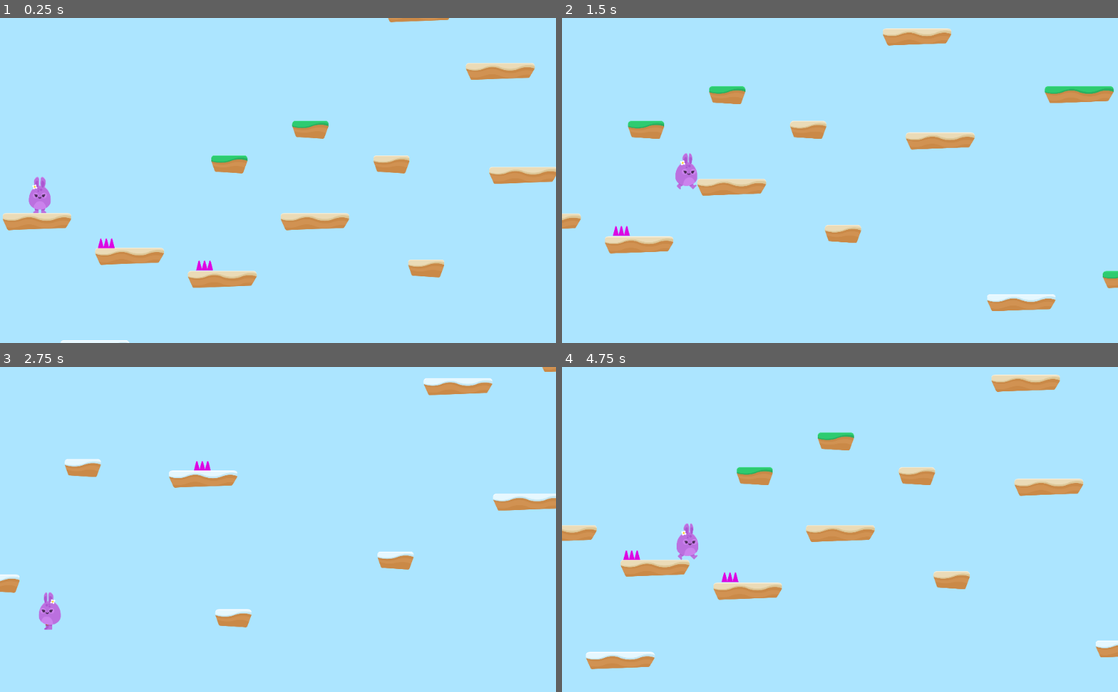
Above: before the commit, frames 1-4 (two rows, left to right).
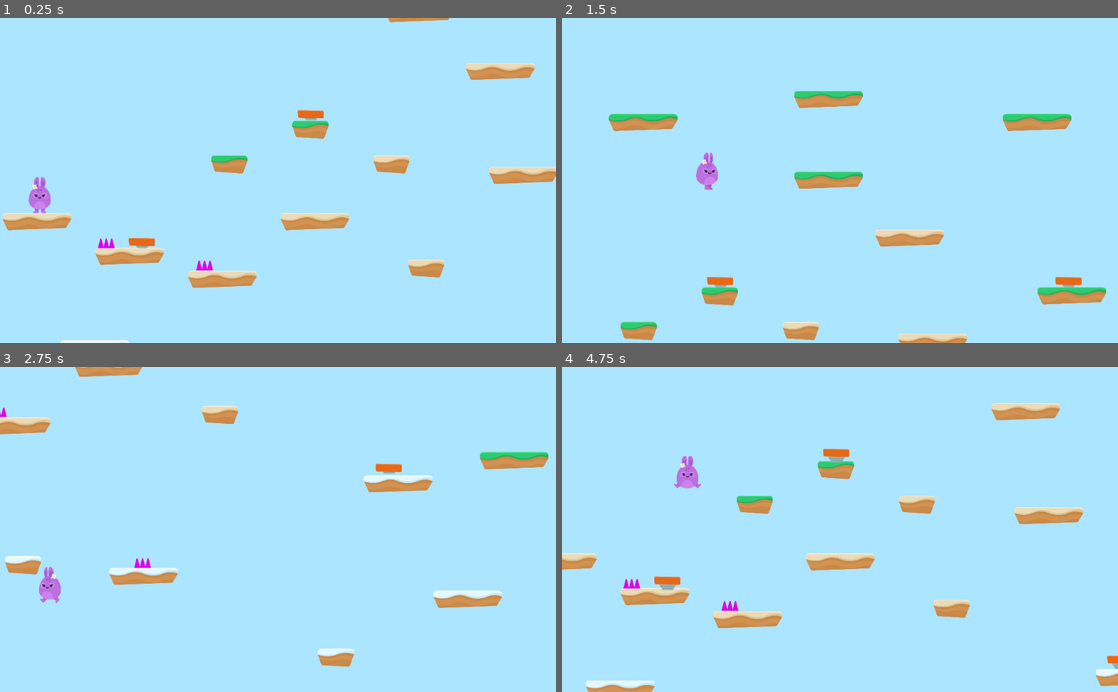
Above: after the commit, the same moments.

Repository: rtaibah/bunny-hop
Game: Godot game, scene res://Levels/Level1.tscn
Same seed, same stepped clock (60 frames per second), same inputs: the game is played once before the commit and once after it.
Inputs (mouse positions are in pixels of both pictures, inside the frame that each line leads up to):
- Up to frame 1 (0.25 s): no input
- Up to frame 2 (1.5 s): hold D (right) from 0.53 s (still down); tap W (jump) at 0.77 s
- Up to frame 3 (2.75 s): tap W (jump) at 1.52 s; release D (right) at 2.03 s; hold A (left) from 2.03 s (still down)
- Up to frame 4 (4.75 s): release A (left) at 2.78 s; hold D (right) 2.78-3.5 s; tap W (jump) at 3.02, 4.52 s; click (751, 562) at 3.5 s; hold D (right) from 4.28 s (still down)

The runs differ from the first frame. In frame 1, 0.3% of the frame differs, in the area x 23-59%, y 28-71%; in frame 2, 11%; in frame 3, 7.9%; in frame 4, 12%, in the area x 0-100%, y 2-100%.

Commit message:
Add  jump pads
Co-Authored-By: K9INE <68145768+k9ine@users.noreply.github.com>

Diff:
--- /dev/null
+++ b/Items/JumpPad.gd
@@ -0,0 +1,6 @@
+extends Area2D
+
+
+func _on_JumpPad_body_entered(body):
+	$AnimationPlayer.play("boost")
+	body.boost()
--- /dev/null
+++ b/Items/JumpPad.tscn
@@ -0,0 +1,54 @@
+[gd_scene load_steps=8 format=2]
+
+[ext_resource path="res://GFX/Items/spring.png" type="Texture" id=1]
+[ext_resource path="res://GFX/Items/spring_in.png" type="Texture" id=2]
+[ext_resource path="res://GFX/Items/spring_out.png" type="Texture" id=3]
+[ext_resource path="res://Items/JumpPad.gd" type="Script" id=4]
+
+[sub_resource type="SpriteFrames" id=1]
+animations = [ {
+"frames": [ ExtResource( 1 ), ExtResource( 2 ) ],
+"loop": true,
+"name": "default",
+"speed": 1.5
+}, {
+"frames": [ ExtResource( 2 ), ExtResource( 3 ) ],
+"loop": false,
+"name": "boost",
+"speed": 2.5
+} ]
+
+[sub_resource type="RectangleShape2D" id=2]
+extents = Vector2( 72.5069, 36.7341 )
+
+[sub_resource type="Animation" id=3]
+resource_name = "boost"
+length = 2.0
+tracks/0/type = "value"
+tracks/0/path = NodePath("AnimatedSprite:animation")
+tracks/0/interp = 1
+tracks/0/loop_wrap = true
+tracks/0/imported = false
+tracks/0/enabled = true
+tracks/0/keys = {
+"times": PoolRealArray( 1.5, 2 ),
+"transitions": PoolRealArray( 1, 1 ),
+"update": 1,
+"values": [ "boost", "default" ]
+}
+
+[node name="JumpPad" type="Area2D"]
+collision_layer = 8
+script = ExtResource( 4 )
+
+[node name="AnimatedSprite" type="AnimatedSprite" parent="."]
+frames = SubResource( 1 )
+frame = 1
+playing = true
+
+[node name="CollisionShape2D" type="CollisionShape2D" parent="."]
+shape = SubResource( 2 )
+
+[node name="AnimationPlayer" type="AnimationPlayer" parent="."]
+anims/boost = SubResource( 3 )
+[connection signal="body_entered" from="." to="." method="_on_JumpPad_body_entered"]
--- a/Levels/Level1.tscn
+++ b/Levels/Level1.tscn
@@ -1,9 +1,10 @@
-[gd_scene load_steps=5 format=2]
+[gd_scene load_steps=6 format=2]
 
 [ext_resource path="res://Player/Player.tscn" type="PackedScene" id=1]
 [ext_resource path="res://Levels/Tileset.tres" type="TileSet" id=2]
 [ext_resource path="res://Hazards/SpikesTop.tscn" type="PackedScene" id=3]
 [ext_resource path="res://SFX/Chiptune_Adventures_1.ogg" type="AudioStream" id=4]
+[ext_resource path="res://Items/JumpPad.tscn" type="PackedScene" id=5]
 
 [node name="Level1" type="Node2D"]
 position = Vector2( -1697.06, -203.646 )
@@ -30,6 +31,35 @@
 [node name="SpikesTop3" parent="Hazards" instance=ExtResource( 3 )]
 position = Vector2( 1810.05, 1445.61 )
 
+[node name="JumpPads" type="Node" parent="."]
+
+[node name="JumpPad" parent="JumpPads" instance=ExtResource( 5 )]
+position = Vector2( 666.095, 485.075 )
+
+[node name="JumpPad2" parent="JumpPads" instance=ExtResource( 5 )]
+position = Vector2( 1599.48, -222.032 )
+
+[node name="JumpPad3" parent="JumpPads" instance=ExtResource( 5 )]
+position = Vector2( 3169.25, 923.482 )
+
+[node name="JumpPad4" parent="JumpPads" instance=ExtResource( 5 )]
+position = Vector2( 3523.94, -222.032 )
+
+[node name="JumpPad5" parent="JumpPads" instance=ExtResource( 5 )]
+position = Vector2( 5449.53, 514.491 )
+
+[node name="JumpPad6" parent="JumpPads" instance=ExtResource( 5 )]
+position = Vector2( 7862.18, 871.439 )
+
+[node name="JumpPad7" parent="JumpPads" instance=ExtResource( 5 )]
+position = Vector2( 9661.63, 1704.69 )
+
+[node name="JumpPad8" parent="JumpPads" instance=ExtResource( 5 )]
+position = Vector2( 11631.9, 673.448 )
+
+[node name="JumpPad9" parent="JumpPads" instance=ExtResource( 5 )]
+position = Vector2( 8987.89, 231.648 )
+
 [node name="BGM" type="AudioStreamPlayer" parent="."]
 stream = ExtResource( 4 )
 volume_db = -10.0
--- a/Player/Player.gd
+++ b/Player/Player.gd
@@ -7,6 +7,7 @@
 const UP = Vector2(0,-1)
 const JUMP_SPEED = 3500
 const WORLD_LIMIT = 3000
+const BOOST_MULTIPLIER = 1.5
 
 var lives = 3
 
@@ -64,3 +65,10 @@
 	$PainSFX.play()
 	if lives < 0:
 		game_over()
+
+
+func boost():
+	print("I am running")
+	motion.y -= 1
+	yield(get_tree(), "idle_frame")
+	motion.y -= JUMP_SPEED * BOOST_MULTIPLIER
--- a/Player/Player.tscn
+++ b/Player/Player.tscn
@@ -15,7 +15,7 @@
 
 [node name="Player" type="KinematicBody2D"]
 position = Vector2( 469, 256 )
-collision_mask = 2
+collision_mask = 14
 script = ExtResource( 2 )
 __meta__ = {
 "_edit_group_": true
--- a/project.godot
+++ b/project.godot
@@ -43,6 +43,7 @@
 2d_physics/layer_1="Player"
 2d_physics/layer_2="Terrain"
 2d_physics/layer_3="Hazard"
+2d_physics/layer_4="Items"
 
 [rendering]
 
